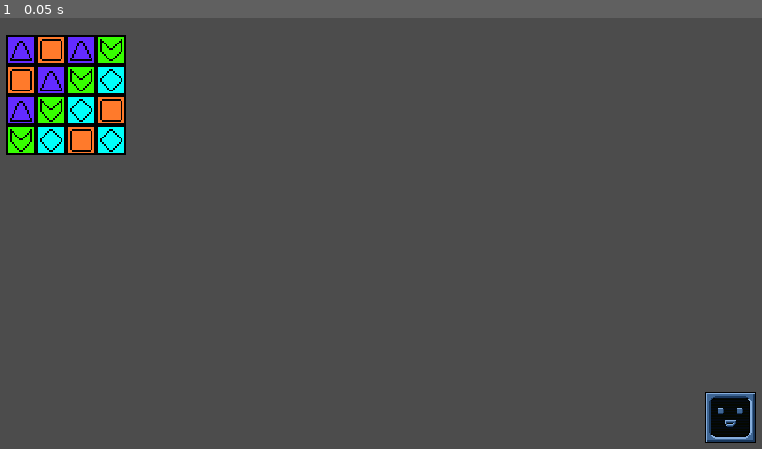
Above: before the commit, frame 1.
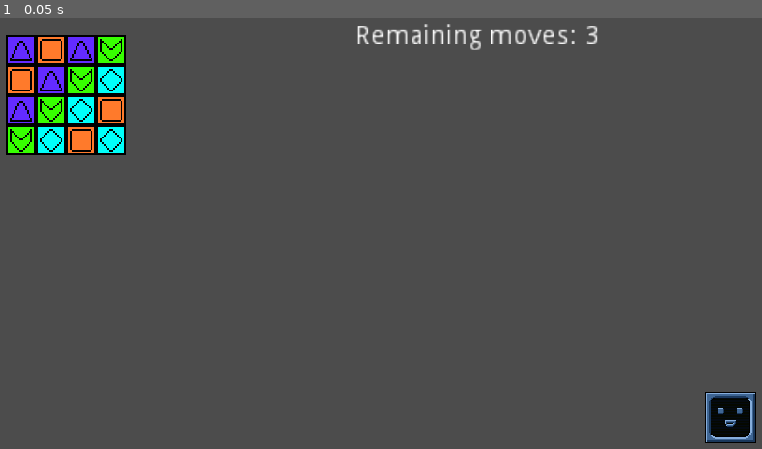
Above: after the commit, the same moment.

Repository: HokuHakase/BombzzlePlus
Game: Godot game, scene res://Scenes/MainScene.tscn
The game is run twice, just before and just after one commit, with the same random seed, the same clock (stepped at 60 frames per second) and the same inputs.
Inputs:
- Up to frame 1 (0.05 s): no input

The runs differ from the first frame. In frame 1, 0.6% of the frame differs, in the area x 46-79%, y 1-8%.

Commit message:
First implementation of the TurnManager

Diff:
--- a/Scenes/MainScene.tscn
+++ b/Scenes/MainScene.tscn
@@ -1,8 +1,10 @@
-[gd_scene load_steps=4 format=2]
+[gd_scene load_steps=6 format=2]
 
 [ext_resource path="res://Textures/sub_badge_saphire.png" type="Texture" id=1]
 [ext_resource path="res://Scenes/GameBoard.tscn" type="PackedScene" id=2]
 [ext_resource path="res://Scenes/BoardInput.tscn" type="PackedScene" id=3]
+[ext_resource path="res://Scenes/TurnManager.tscn" type="PackedScene" id=4]
+[ext_resource path="res://Scripts/LabelMovesRemaining.gd" type="Script" id=5]
 
 [node name="MainScene" type="Node"]
 
@@ -14,3 +16,17 @@
 [node name="GameBoard" parent="." instance=ExtResource( 2 )]
 
 [node name="BoardInput" parent="." instance=ExtResource( 3 )]
+
+[node name="TurnManager" parent="." instance=ExtResource( 4 )]
+
+[node name="LabelMovesRemaining" type="Label" parent="."]
+margin_left = 202.0
+margin_top = 10.0
+margin_right = 399.0
+margin_bottom = 24.0
+script = ExtResource( 5 )
+__meta__ = {
+"_edit_use_anchors_": false
+}
+[connection signal="move_used" from="TurnManager" to="LabelMovesRemaining" method="_on_TurnManager_move_used"]
+[connection signal="moves_reset" from="TurnManager" to="LabelMovesRemaining" method="_on_TurnManager_moves_reset"]
--- /dev/null
+++ b/Scenes/TurnManager.tscn
@@ -0,0 +1,6 @@
+[gd_scene load_steps=2 format=2]
+
+[ext_resource path="res://Scripts/TurnManager.gd" type="Script" id=1]
+
+[node name="TurnManager" type="Node"]
+script = ExtResource( 1 )
--- a/Scripts/BoardInput.gd
+++ b/Scripts/BoardInput.gd
@@ -36,6 +36,7 @@
 						BoardManager.board[currentSelection.x - 1][currentSelection.y - 1] = secondSelectionID
 						BoardManager.board[targetSelection.x - 1][targetSelection.y - 1] = firstSelectionID
 						get_node("../GameBoard").update_tile_map()
+						get_node("../TurnManager").consume_move()
 
 						currentSelection = Vector2.ZERO
 	pass # Replace with function body.
--- /dev/null
+++ b/Scripts/LabelMovesRemaining.gd
@@ -0,0 +1,13 @@
+extends Label
+
+
+
+func _on_TurnManager_move_used(moveRemaining):
+	update_text(moveRemaining)
+
+
+func _on_TurnManager_moves_reset(moveRemaining):
+	update_text(moveRemaining)
+
+func update_text(moveRemaining):
+	text = "Remaining moves: " + str(moveRemaining)
--- /dev/null
+++ b/Scripts/TurnManager.gd
@@ -0,0 +1,41 @@
+extends Node
+
+# TODO: Add signals
+# Signal that emits when a new phase start
+signal new_phase_start(newGamePhase)
+# Signal that emits when a move is used
+signal move_used(moveRemaining)
+signal moves_reset(moveRemaining)
+
+# TODO: Add variables
+# Variable that indicates the number of moves per phase (Array)
+var movesPerPhase = [3, 6]
+# Variable that tracks the number of moves until the next phase
+var movesRemaining
+# Variable that indicates the current game phase
+var gamePhase
+
+# Called when the node enters the scene tree for the first time.
+func _ready():
+	reset_moves_remaining()
+
+
+# Called every frame. 'delta' is the elapsed time since the previous frame.
+#func _process(delta):
+#	pass
+
+func next_phase():
+	pass
+
+func reset_moves_remaining():
+	movesRemaining = movesPerPhase[0]
+	emit_signal("moves_reset", movesRemaining)
+
+func consume_move():
+	movesRemaining -= 1
+	if (movesRemaining <= 0):
+		print("No more moves! Moving to next phase.")
+		next_phase()
+		reset_moves_remaining()
+	else:
+		emit_signal("move_used", movesRemaining)
